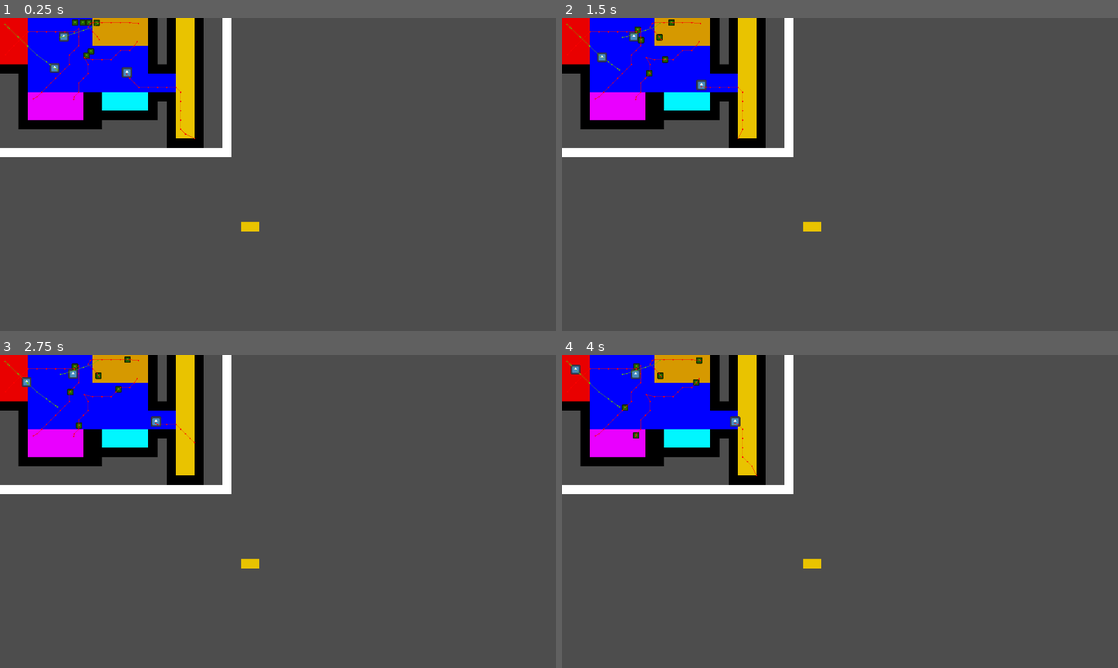
Above: before the commit, frames 1-4 (two rows, left to right).
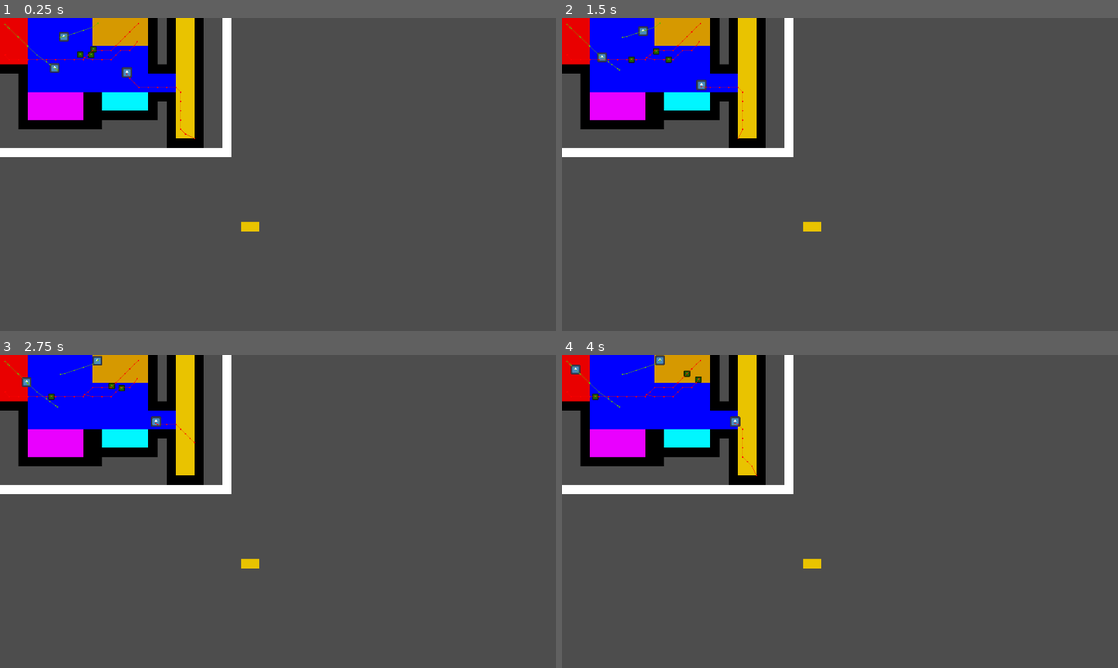
Above: after the commit, the same moments.

Repository: mntjams/game-jam-25-2
Game: Godot game, scene res://scenes/game.tscn
Two runs of this game, one before a commit and one after it. Both use one fixed random seed, a clock stepped at 60 frames per second and the inputs below. The engine's default icon, where the game draws it, is replaced by a stand-in: a white triangle on a blue panel in a dark square.
Inputs (mouse positions are in pixels of both pictures, inside the frame that each line leads up to):
- Up to frame 1 (0.25 s): no input
- Up to frame 2 (1.5 s): move the mouse to (962, 158) at 0.52 s; move the mouse to (728, 190) at 1.27 s
- Up to frame 3 (2.75 s): move the mouse to (333, 442) at 2.02 s
- Up to frame 4 (4 s): move the mouse to (812, 574) at 2.77 s; move the mouse to (1006, 558) at 3.52 s

The runs differ from the first frame. In frame 1, 0.4% of the frame differs, in the area x 5-25%, y 0-27%; in frame 2, 0.5%; in frame 3, 0.5%; in frame 4, 0.5%, in the area x 5-26%, y 0-27%.

Commit message:
hud done

Diff:
--- a/scenes/game.tscn
+++ b/scenes/game.tscn
@@ -8,6 +8,7 @@
 [ext_resource type="Script" uid="uid://ccjf5kr435dt3" path="res://scripts/slot.gd" id="7_0tnpc"]
 [ext_resource type="PackedScene" uid="uid://b7hqtl0b4q6uw" path="res://scenes/npc.tscn" id="8_gee14"]
 [ext_resource type="PackedScene" uid="uid://qoe1t1c24c7u" path="res://scenes/woman.tscn" id="9_0tnpc"]
+[ext_resource type="Script" uid="uid://bjsvq33d2u0id" path="res://scripts/label.gd" id="9_vtaks"]
 
 [sub_resource type="NavigationPolygon" id="NavigationPolygon_yqjtg"]
 vertices = PackedVector2Array(16, 16, -16, 16, -16, -16, 16, -16)
@@ -259,15 +260,6 @@
 [node name="Woman3" parent="NPCs" instance=ExtResource("9_0tnpc")]
 position = Vector2(291.29083, 156.83296)
 
-[node name="Woman4" parent="NPCs" instance=ExtResource("9_0tnpc")]
-position = Vector2(291.29083, 156.83296)
-
-[node name="Woman5" parent="NPCs" instance=ExtResource("9_0tnpc")]
-position = Vector2(291.29083, 156.83296)
-
-[node name="Woman6" parent="NPCs" instance=ExtResource("9_0tnpc")]
-position = Vector2(291.29083, 156.83296)
-
 [node name="Label" type="Label" parent="."]
 visible = false
 offset_left = 325.0
@@ -275,3 +267,7 @@
 offset_right = 385.0
 offset_bottom = 443.0
 text = "PRESS E"
+script = ExtResource("9_vtaks")
+
+[connection signal="no_woman_in_sight" from="Player" to="Label" method="_on_player_no_woman_in_sight"]
+[connection signal="woman_entered_sight" from="Player" to="Label" method="_on_player_woman_entered_sight"]
--- a/scripts/label.gd
+++ b/scripts/label.gd
@@ -9,3 +9,14 @@
 # Called every frame. 'delta' is the elapsed time since the previous frame.
 func _process(delta: float) -> void:
 	pass
+
+
+func _on_player_no_woman_in_sight() -> void:
+	visible = false
+
+
+
+
+
+func _on_player_woman_entered_sight() -> void:
+	visible = true
--- a/scripts/player.gd
+++ b/scripts/player.gd
@@ -3,6 +3,9 @@
 @onready var navigation_agent_2d: NavigationAgent2D = $NavigationAgent2D
 var women_in_sight : Array[InteractableWoman] = []
 var movement_speed: float = 50
+
+signal woman_entered_sight
+signal no_woman_in_sight
 
 func _ready() -> void:
 	for woman in get_tree().get_nodes_in_group("NPCs"):
@@ -13,11 +16,14 @@
 func _on_approach(woman : InteractableWoman):
 	women_in_sight.append(woman)
 	print(women_in_sight)
+	emit_signal("woman_entered_sight")
 
 func _on_leave(woman : InteractableWoman):
 	var where = women_in_sight.find(woman)
 	women_in_sight.remove_at(where)
 	print(women_in_sight)
+	if len(women_in_sight) == 0:
+		emit_signal("no_woman_in_sight")
 
 
 
Not shown: 1 places in scenes/game.tscn that only renumber resources
